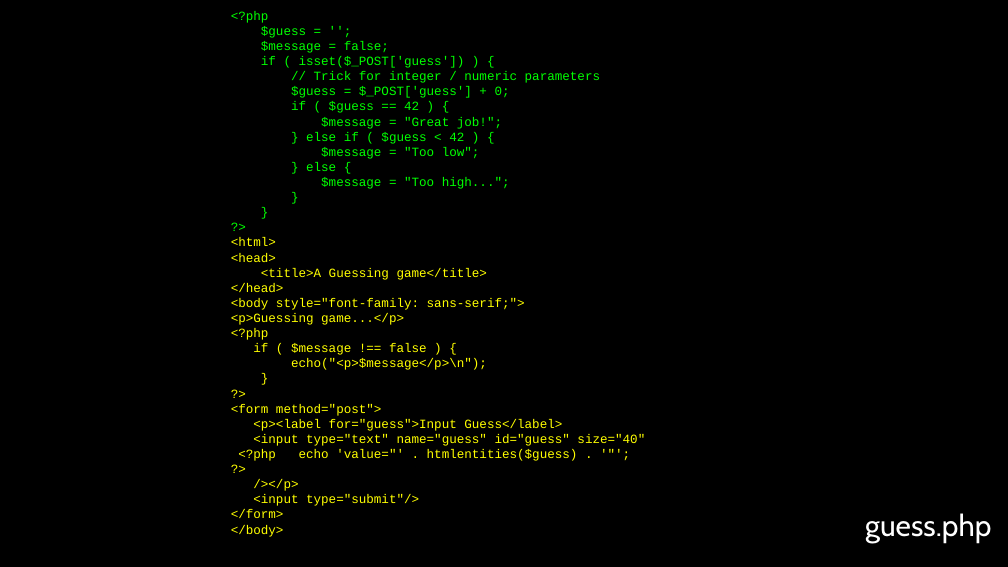
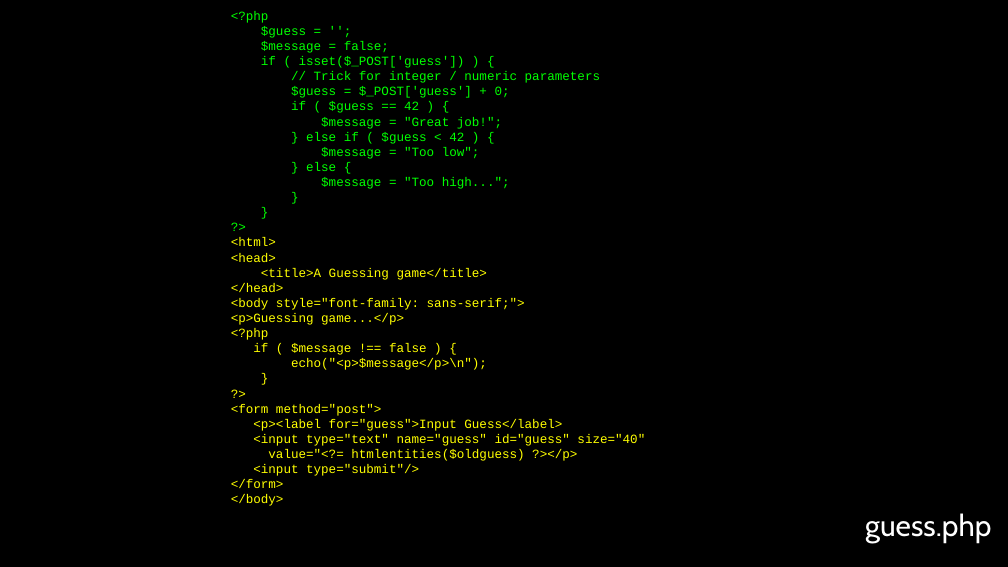
Before and after one commit to csev/wa4e, a slide deck: slide 18 of lectures/PHP-06-Forms.ppt. Drawn at 1008x567 pixels with LibreOffice and Linux fonts; fonts in the diff are those of the drawing. Boxes give left, top, right and bottom in pixels: in the first picture for what was removed or moved away, otherwise in the second. Text is boxed around its words. In the diff, an @@ line names an element or a change of style, - is before the commit and + after.

```diff
--- a/lectures/PHP-06-Forms.ppt
+++ b/lectures/PHP-06-Forms.ppt
@@ text at (268, 449, 577, 461): text changed @@
-<?php echo 'value="' . htmlentities($guess) . '"';
-?>
-/></p>
+value="<?= htmlentities($oldguess) ?></p>
```
Also in this commit, not shown: 8 other slides changed, 7 other files.
